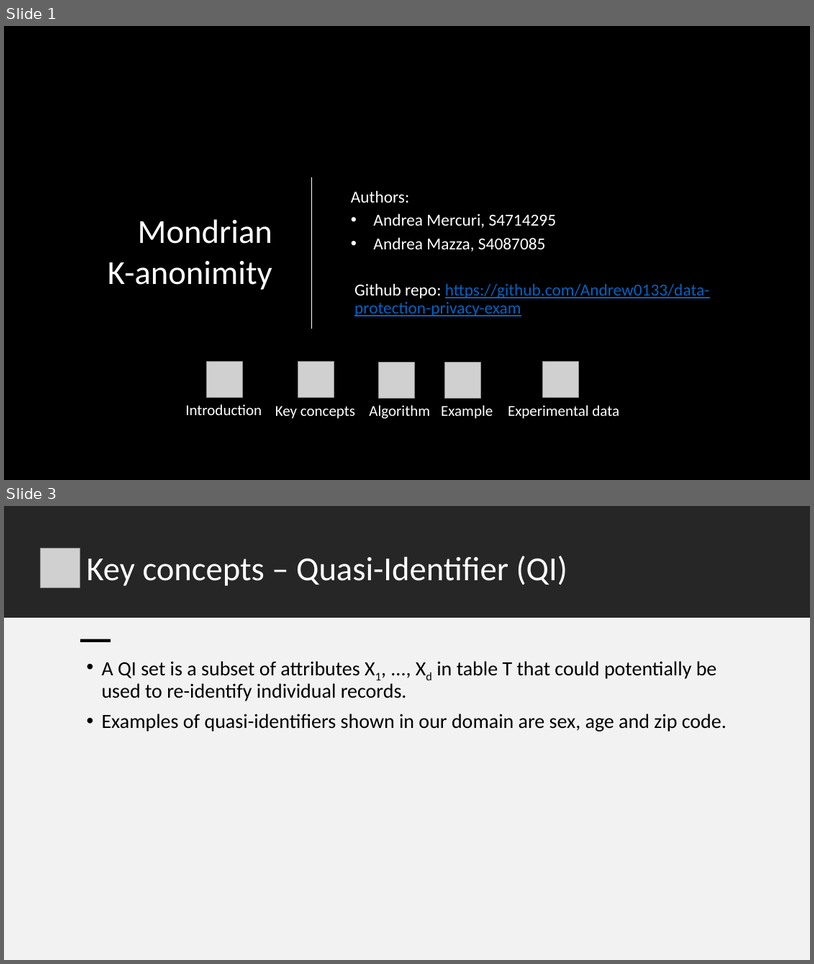
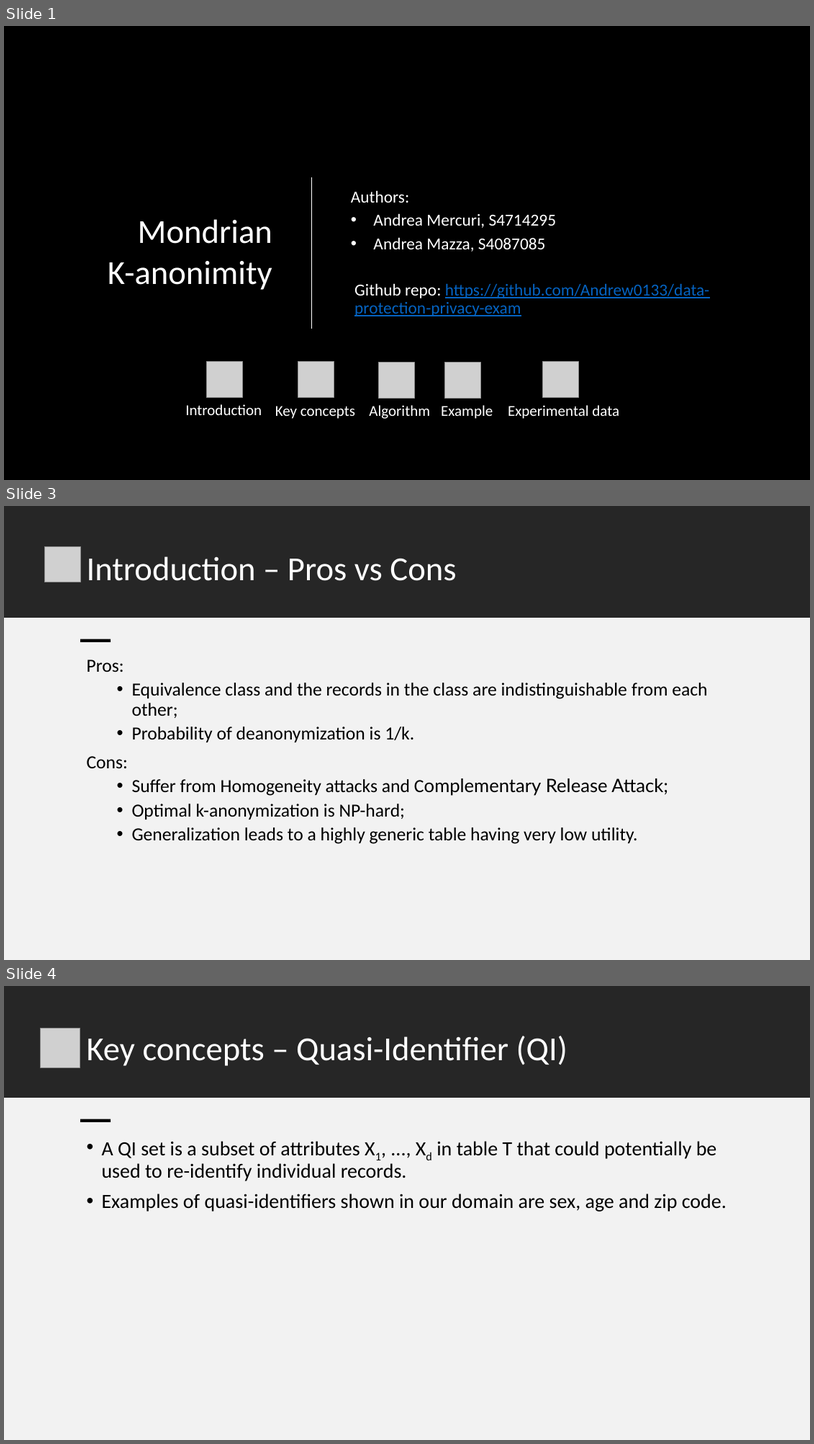
Before and after one commit to Andrew0133/Mondrian-k-anonimity, a slide deck: Presentation.pptx. Shown one above the other, each under a label of ours: slides 1 and 3 before the commit, slides 1, 3 and 4 after it; the slides between them are not shown. The pictures are 814x964 and 814x1444 pixels, drawn with LibreOffice and Linux fonts; fonts in the diff are those of the drawing; grey boxes stand for pictures; background and template pictures are left out. Boxes give left, top, right and bottom in pixels: in the first picture for what was removed or moved away, otherwise in the second. Text is boxed around its words. In the diff, an @@ line names an element or a change of style, - is before the commit and + after.

```diff
--- a/Presentation.pptx
+++ b/Presentation.pptx
@@ slide 3 added at (x1=4, y1=506, x2=810, y2=960), background #FFFFFF @@
@@ rectangle added at (x1=4, y1=506, x2=810, y2=618), fill #262626 @@
@@ picture added at (x1=44, y1=546, x2=80, y2=582) @@
@@ title added at (x1=87, y1=556, x2=456, y2=581), 40 pt, text #FFFFFF @@
+Introduction – Pros vs Cons
@@ rectangle added at (x1=4, y1=618, x2=810, y2=960), fill #F2F2F2 @@
@@ rectangle added at (x1=81, y1=639, x2=111, y2=642), fill #000000 @@
@@ text added at (x1=87, y1=659, x2=707, y2=844), 22 pt, text #000000 @@
+Pros:
+  • Equivalence class and the records in the class are indistinguishable from each other;
+  • Probability of deanonymization is 1/k.
+Cons:
+  • Suffer from Homogeneity attacks and Complementary Release Attack;
+  • Optimal k-anonymization is NP-hard;
+  • Generalization leads to a highly generic table having very low utility.
@@ what was slide 3 is now slide 4 @@
```
Also in this commit, not shown: 1 slide changed, 2 other files.
